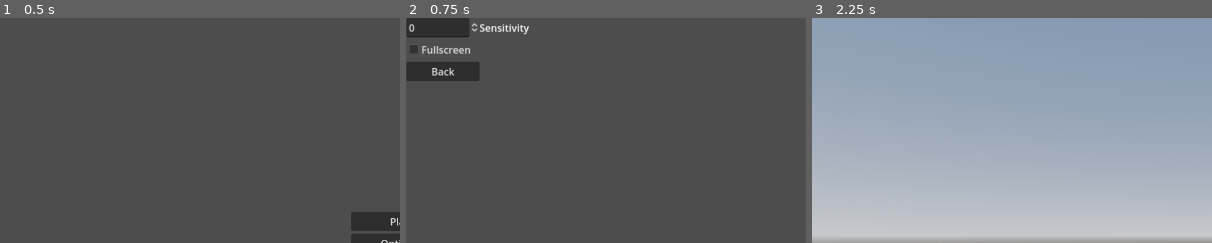
Above: before the commit, frames 1-3 (left to right).
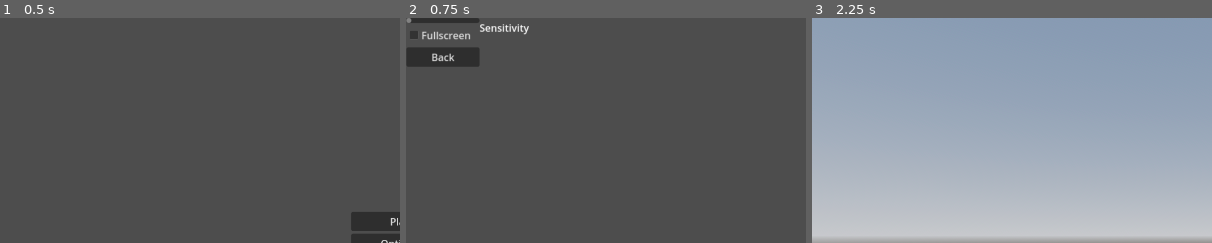
Above: after the commit, the same moments.

Repository: Adnanafg/GASpel
Game: Godot game, scene res://Scenes/main_menu.tscn
Same seed, same stepped clock (60 frames per second), same inputs: the game is played once before the commit and once after it.
Inputs:
- Up to frame 1 (0.5 s): no input
- Up to frame 2 (0.75 s): click "Options" at 0.5 s
- Up to frame 3 (2.25 s): click "Back" at 1.25 s; click "Play" at 2 s
The pictures show only the part of the screen within x 0-50%, y 0-50%; the shares and areas given below are measured in that part.

Frame 1 is identical in both runs. In frame 2, 3.2% of the frame differs, in the area x 0-19%, y 0-28%; in frame 3, nothing differs.

Commit message:
bullshit ui

Diff:
--- a/Scenes/options_menu.tscn
+++ b/Scenes/options_menu.tscn
@@ -23,7 +23,7 @@
 [node name="VBoxContainer" type="VBoxContainer" parent="MarginContainer"]
 layout_mode = 2
 
-[node name="Sensitivty" type="SpinBox" parent="MarginContainer/VBoxContainer"]
+[node name="Sensitivty" type="HScrollBar" parent="MarginContainer/VBoxContainer"]
 layout_mode = 2
 
 [node name="FullScreen" type="CheckBox" parent="MarginContainer/VBoxContainer"]
@@ -46,6 +46,5 @@
 "
 metadata/_edit_use_anchors_ = true
 
-[connection signal="value_changed" from="MarginContainer/VBoxContainer/Sensitivty" to="." method="_on_sensitivty_value_changed"]
 [connection signal="toggled" from="MarginContainer/VBoxContainer/FullScreen" to="." method="_on_full_screen_toggled"]
 [connection signal="pressed" from="MarginContainer/VBoxContainer/Back" to="." method="_on_back_pressed"]
--- a/Scripts/Settings.gd
+++ b/Scripts/Settings.gd
@@ -1,3 +1,3 @@
 extends Node
 
-var mouse_sensitivty = 0.2
+var mouse_sensitivty : float = 0.2
--- a/Scripts/options_menu.gd
+++ b/Scripts/options_menu.gd
@@ -4,16 +4,9 @@
 	get_tree().change_scene_to_file("res://Scenes/main_menu.tscn")
 
 
-func _on_sensitivty_value_changed(value: float) -> void:
-	Settings.mouse_sensitivty = value
-
-
-func _on_window_type_item_selected(index: int) -> void:
-	match index:
-		0:
-			DisplayServer.window_set_mode(DisplayServer.WINDOW_MODE_FULLSCREEN)
-		1:
-			DisplayServer.window_set_mode(DisplayServer.WINDOW_MODE_WINDOWED)
+func _on_sensitivty_text_submitted(new_text: float) -> void:
+	Settings.mouse_sensitivty = new_text
+	print(Settings.mouse_sensitivty)
 
 
 func _on_full_screen_toggled(toggled_on: bool) -> void:
